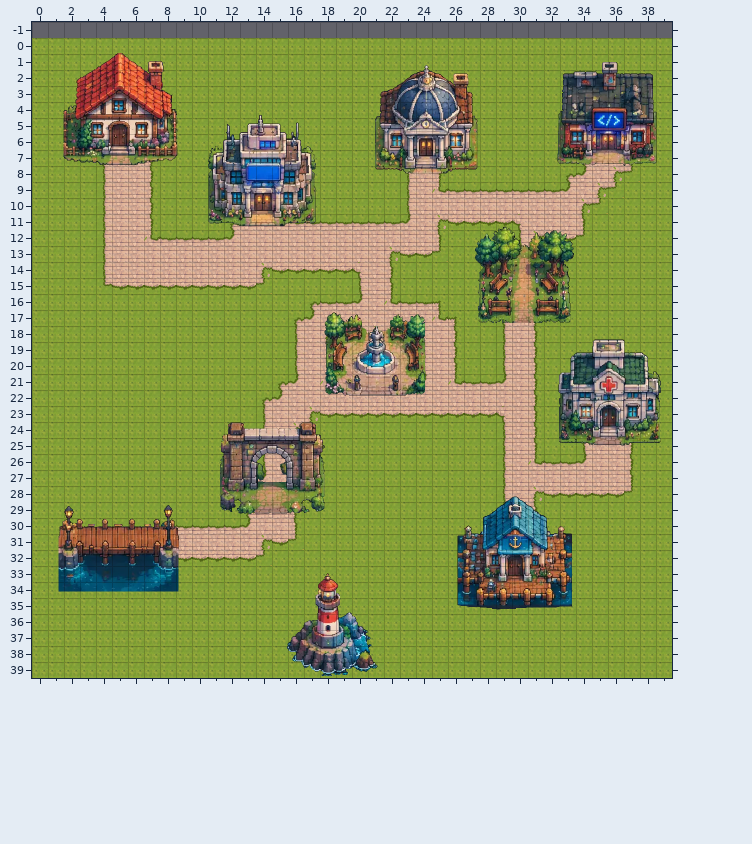
An edit to a level. Tiled map (JSON), public/mapa.tmj. The picture above was drawn from the file before the commit.
Cells are 32x32 px. Shown: x 0..39, y -1..39.
New version:
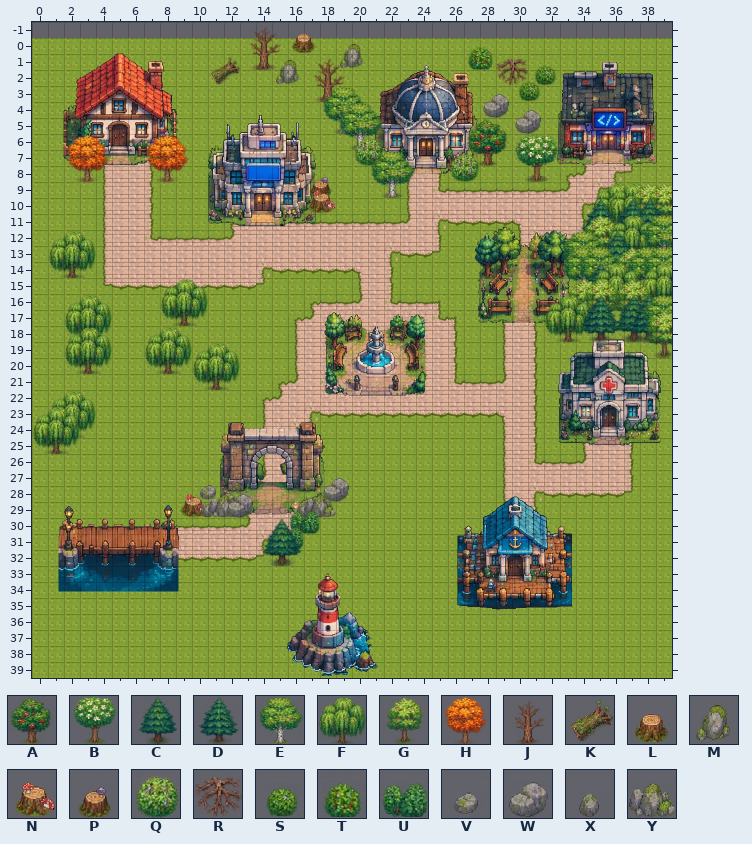
Key: from "arboles": A 1, B 3, C 4, D 5, E 6, F 7, G 8, H 9, J 10; from "mediem_decorations": K 2, L 4, M 5, N 6, P 8, Q 9, R 13, S 15, T 16, U 17, V 19, W 20, X 21, Y 23.
_ is an empty cell.
Tiles of an added or newly shown layer are drawn over the layers below it.
Diff:
Layer "nature" (added):
Tile A now appears in row 7 at x 27.
Tile B now appears in row 8 at x 30.
Tile C now appears in row 12 at x 37; in row 14 at x 35; in row 18 at x 36; in row 32 at x 14.
Tile D now appears in row 12 at x 34 and 36; in row 16 at x 34; in row 18 at x 34 and 37.
Tile E now appears in row 5 at x 18; in row 6 at x 19; in row 9 at x 21; in row 13 at x 38; in row 14 at x 33; in row 15 at x 33 to 34 and 37 to 38.
Tile E now appears in row 18 at x 38.
Tile F now appears in row 11 at x 35 to 36; in row 13 at x 36; in row 14 at x 1; in row 16 at x 35 and 38; in row 17 at x 8; in row 18 at x 2 and 32.
Tile F now appears in row 20 at x 2 and 7; in row 21 at x 10; in row 24 at x 1; in row 25 at x 0.
Tile G now appears in row 11 at x 37 to 38; in row 13 at x 34; in row 15 at x 36; in row 17 at x 33 to 34 and 36; in row 19 at x 38.
Tile H now appears in row 8 at x 2 and 7.
Tile J now appears in row 1 at x 13; in row 3 at x 17.
Tile K now appears in row 2 at x 11.
Tile L now appears in row 0 at x 16.
Tile M now appears in row 1 at x 19; in row 2 at x 15.
Tile N now appears in row 10 at x 17; in row 29 at x 9.
Tile P now appears in row 9 at x 17.
Tile Q now appears in row 7 at x 20; in row 8 at x 26.
Tile R now appears in row 2 at x 29.
Tile S now appears in row 2 at x 31; in row 3 at x 30.
Tile T now appears in row 1 at x 27.
Tile U now appears in row 30 at x 16; in row 31 at x 15.
Tile V now appears in row 28 at x 10.
Tile W now appears in row 4 at x 28; in row 5 at x 30; in row 28 at x 18; in row 29 at x 12.
Tile X now appears in row 29 at x 10 and 16.
Tile Y now appears in row 29 at x 11 and 17.
